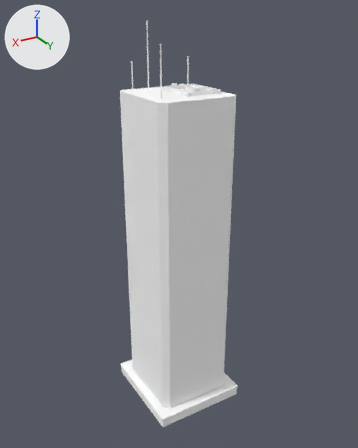
The glTF model v3/assets/models/tower_7_2.glb, before and after one commit.
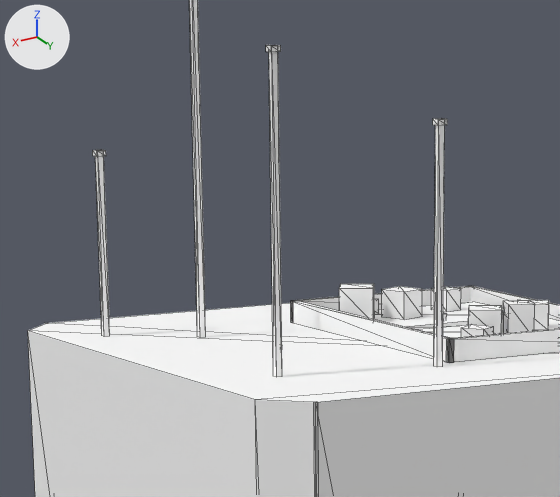
There are two pictures of each version: one whole from a 50 mm camera at (35.6, 59.9, 60.3) aimed at (-0.4, -0.1, 30.3), one close up on the part from 32% to 58% of the width and 8% to 26% of the height. The lights are fixed; the arrows at upper left show +X, +Y and +Z. The first two pictures are the older version. The close-ups show mesh edges as thin lines. Vertices at exactly the same position are counted once.

The older version as bpy lines, for what is in view:
```python
me_mesh_0 = bpy.data.meshes.new('Mesh_0')
me_mesh_0.from_pydata(...)  # 312 vertices, 402 faces; spans x -7.4..7.4, y -7.8..7.8, z 0.0..59.2
# faces by material slot: [24, 8, 80, 90, 120, 80]
me_mesh_0.materials.append(mat_glass)  # white #ffffff
me_mesh_0.materials.append(mat_roof)  # white #ffffff
me_mesh_0.materials.append(mat_neon)  # white #ffffff
me_mesh_0.materials.append(mat_trim)  # white #ffffff
me_mesh_0.materials.append(mat_garden)  # white #ffffff
me_mesh_0.materials.append(mat_lamp)  # white #ffffff
ob_tower_7_2 = bpy.data.objects.new('tower_7_2', me_mesh_0)
ob_tower_7_2.location = (0.0, 0.0, 0.0)
```
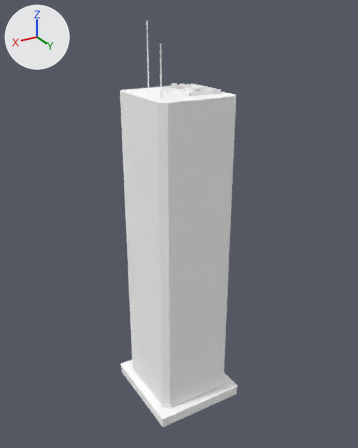
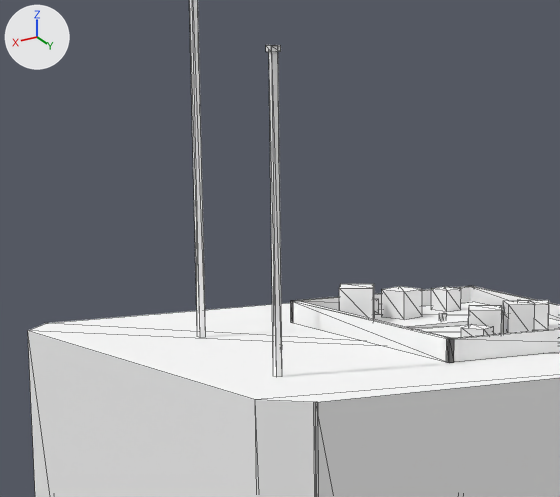
What differs and where, as boxes (x1, y1, x2, y2) in the close-ups (560 x 497 px):
part 1 of me_mesh_0, deleted
    before: (434, 125, 445, 367)
part 2 of me_mesh_0, deleted
    before: (433, 118, 447, 126)
part 3 of me_mesh_0, deleted
    before: (93, 150, 106, 157)
part 4 of me_mesh_0, deleted
    before: (95, 156, 110, 337)

The edits, one by one:
me_mesh_0 is used by ob_tower_7_2; location (0.0, 0.0, 0.0).
me_mesh_0 had 312 vertices, 402 faces and spanned x -7.4..7.4, y -7.8..7.8, z 0.0..59.2.
me_mesh_0 now has 280 vertices, 362 faces and spans x -7.4..7.4, y -7.8..7.8, z 0.0..59.2.
me_mesh_0 part 1: the loose piece of 8 vertices spanning x 0.5..0.7, y 3.8..3.9, z 50.0..55.1 is deleted.
me_mesh_0 part 2: the loose piece of 8 vertices spanning x 0.5..0.7, y 3.7..3.9, z 55.0..55.1 is deleted.
me_mesh_0 part 3: the loose piece of 8 vertices spanning x 4.7..4.9, y -3.9..-3.7, z 53.9..54.1 is deleted.
me_mesh_0 part 4: the loose piece of 8 vertices spanning x 4.7..4.9, y -3.9..-3.8, z 50.0..54.1 is deleted.
